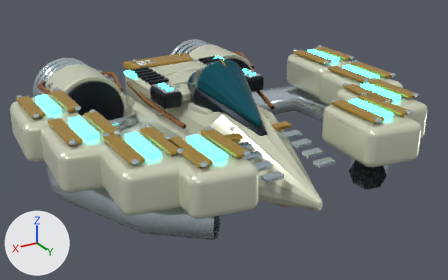
Two versions of the glTF model public/art/solid-fleet-20260908/28.glb, one commit apart.
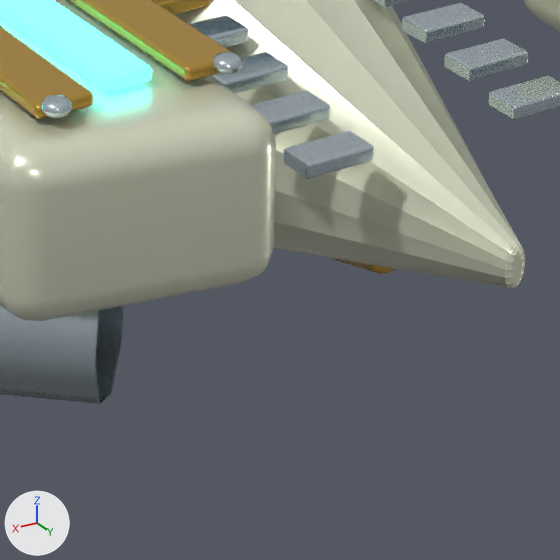
Each version appears first whole from a 50 mm lens placed at (2.38, 4.36, 1.94), pointed at (-0.14, 0.16, -0.16), and next in a close-up on the part from 42% to 74% of the width and 49% to 100% of the height. Arrows for +X, +Y and +Z are at lower left; the lights stay in place. The older version's two pictures come first. Vertices at exactly the same position are counted once.

Objects in the first close-up: 'SolidHull_28'.
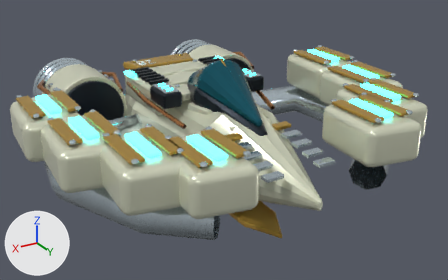
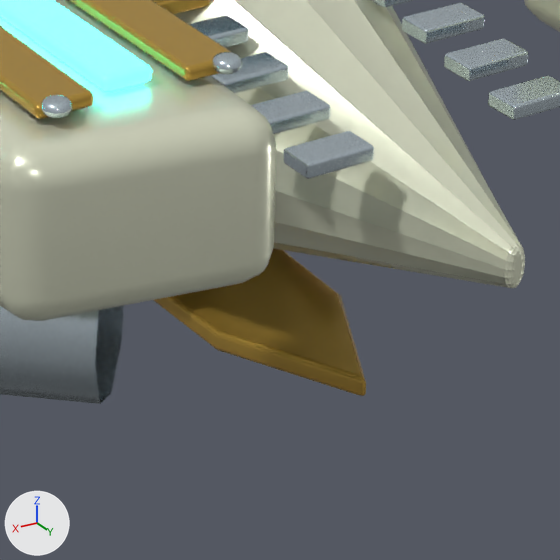
Diff of the bpy script that builds the scene:
```diff
--- a/public/art/solid-fleet-20260908/28.glb.py
+++ b/public/art/solid-fleet-20260908/28.glb.py
@@ me_deep_structural_fuselage @@
 # used by ob_solidhull_28; location = (0.0, 0.0, 0.0)
-me_deep_structural_fuselage.from_pydata(...)  # 25444 vertices, 50008 faces; spans x -1.53..1.53, y -1.63..1.63, z -0.6..0.6
+me_deep_structural_fuselage.from_pydata(...)  # 25466 vertices, 50044 faces; spans x -1.53..1.53, y -1.63..1.63, z -0.6..0.6
+# me_deep_structural_fuselage part 1: a new loose piece of 88 vertices spanning x -0.23..0.17, y -0.77..1.17, z -0.57..-0.53, in mat_livery_contrast_27 (orange #c19b44)
+# me_deep_structural_fuselage part 2: 258 vertices removed from x -0.29..0.22, y -0.77..1.23, z -0.45..-0.19
+# other edits to the shape of me_deep_structural_fuselage do not show in these pictures
 me_deep_structural_fuselage.materials.append(mat_hull_enamel_27)
```

Where the change shows, as pixel boxes (x1, y1, x2, y2) in the close-ups (560 x 560 px):
part 1 of me_deep_structural_fuselage, added (orange)
    after: (153, 248, 366, 396)
part 2 of me_deep_structural_fuselage, deleted
    before: (327, 257, 395, 274)
